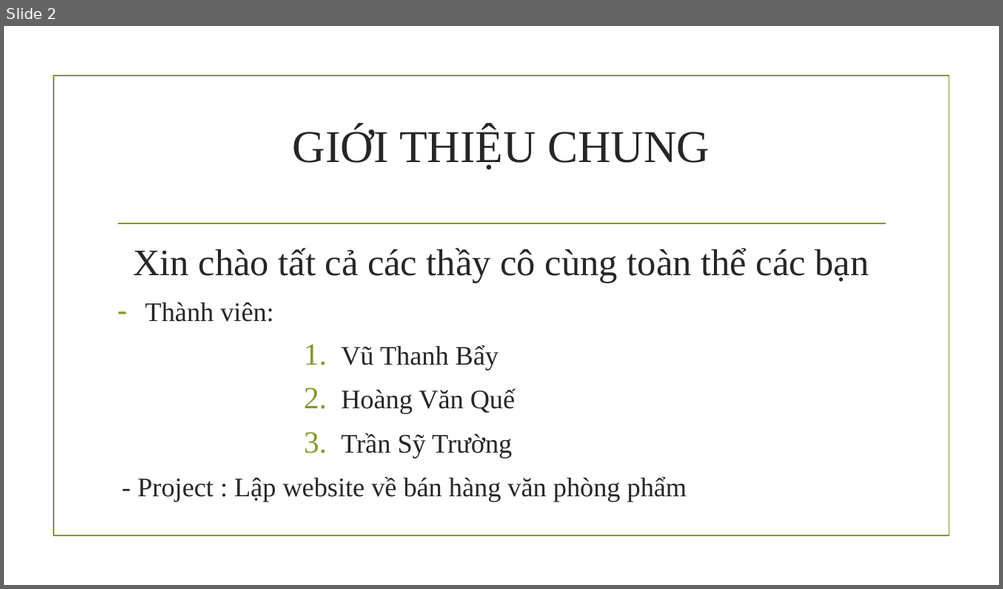
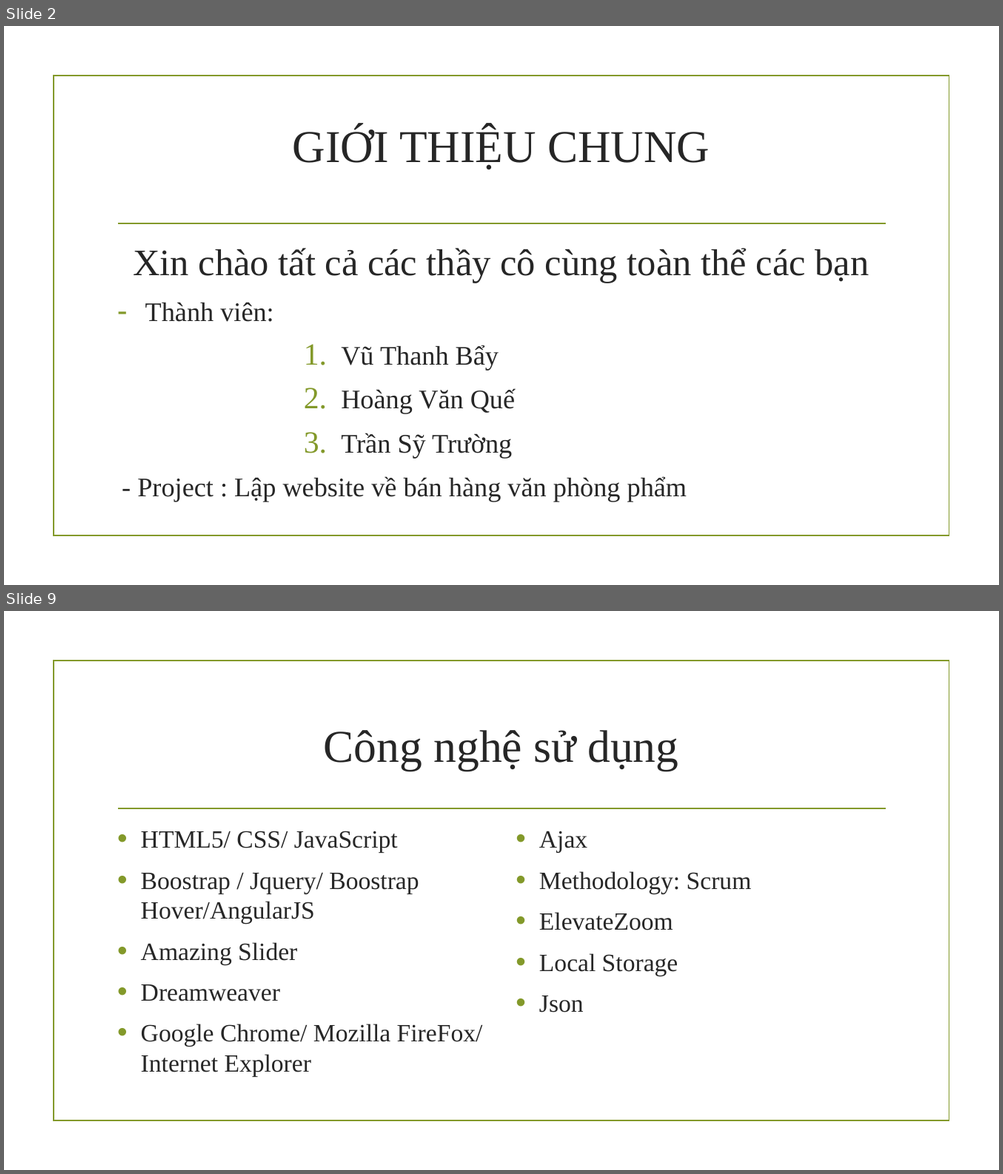
Before and after one commit to oanhbt/T1804E-UNIVERSAL_STATIONARY, a slide deck: sline.pptx. Shown one above the other, each under a label of ours: slide 2 before the commit, slides 2 and 9 after it; the slides between them are not shown. The pictures are 1003x589 and 1003x1174 pixels, drawn with LibreOffice and Linux fonts; fonts in the diff are those of the drawing; background and template pictures are left out. Boxes give left, top, right and bottom in pixels: in the first picture for what was removed or moved away, otherwise in the second. Text is boxed around its words. In the diff, an @@ line names an element or a change of style, - is before the commit and + after.

```diff
--- a/sline.pptx
+++ b/sline.pptx
@@ slide 9 added at [4, 611, 999, 1170], background picture (left out); not listed: 2 template elements that a slide beside it also shows @@
@@ title added at [324, 730, 678, 771], 44 pt, text #262626 @@
+Công nghệ sử dụng
@@ text added at [141, 831, 483, 1076], 24 pt, text #262626 @@
+• HTML5/ CSS/ JavaScript
+• Boostrap / Jquery/ Boostrap Hover/AngularJS
+• Amazing Slider
+• Dreamweaver
+• Google Chrome/ Mozilla FireFox/ Internet Explorer
@@ text added at [539, 831, 751, 1013], 24 pt, text #262626 @@
+• Ajax
+• Methodology: Scrum
+• ElevateZoom
+• Local Storage
+• Json
```
Also in this commit, not shown: 4 slides changed, 2 other slides added, 2 slides removed, 2 other files.
